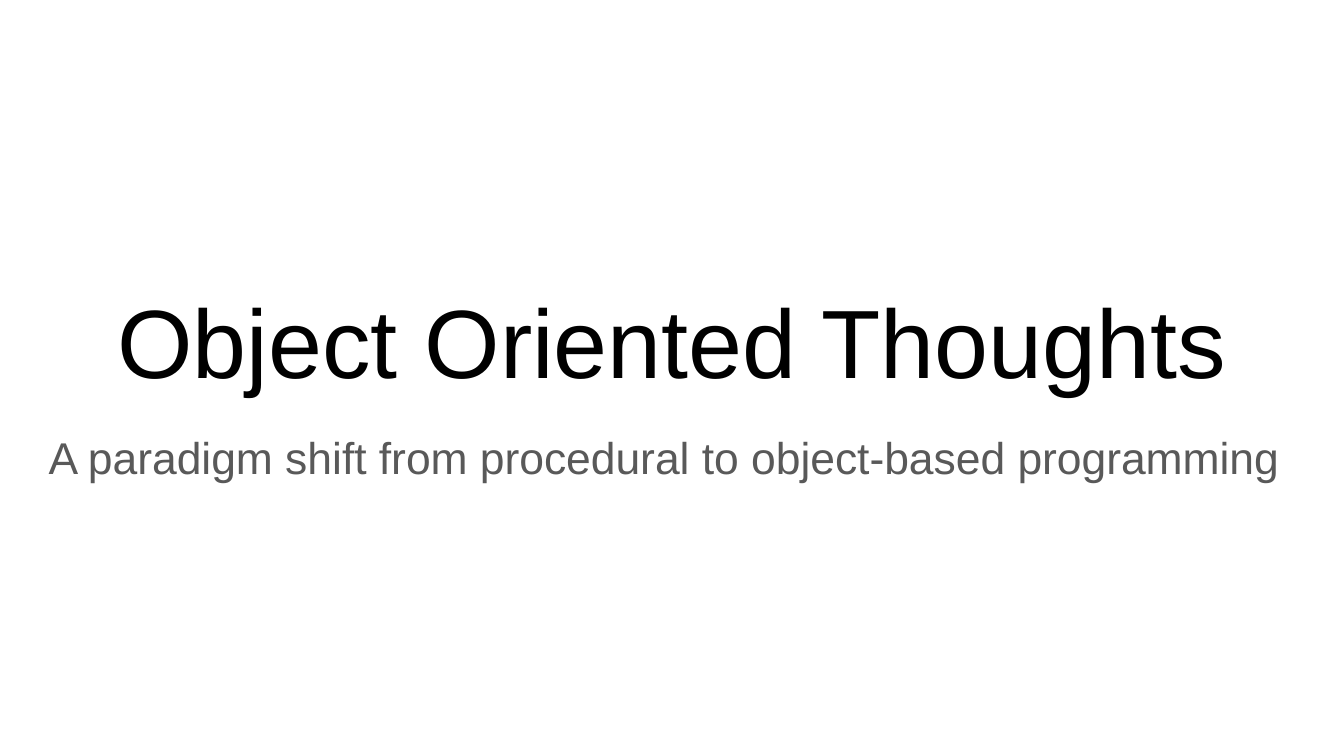
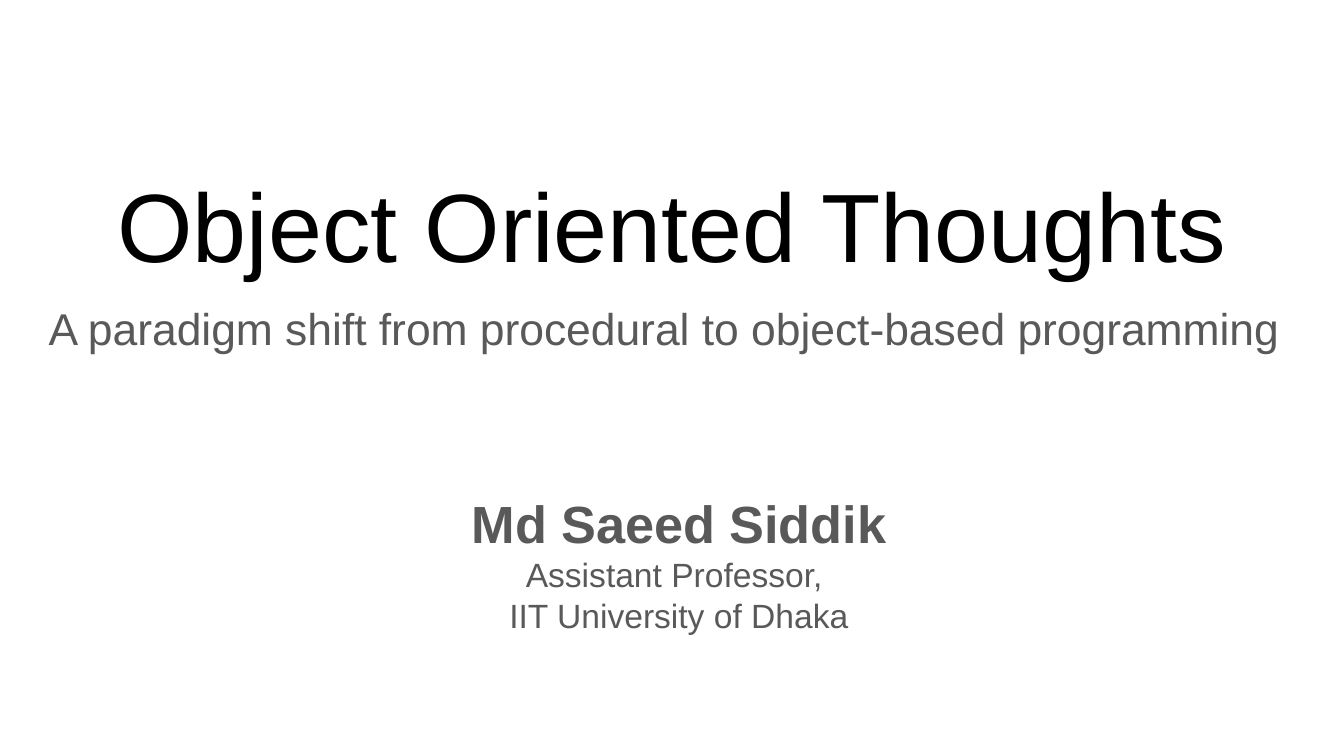
Before and after one commit to saeedsiddik/OOP_2025, a slide deck: slide 1 of Object Oriented Thoughts.pptx. Drawn at 1344x756 pixels with LibreOffice and Linux fonts; fonts in the diff are those of the drawing. Boxes give left, top, right and bottom in pixels: in the first picture for what was removed or moved away, otherwise in the second. Text is boxed around its words. In the diff, an @@ line names an element or a change of style, - is before the commit and + after.

```diff
--- a/Object Oriented Thoughts.pptx
+++ b/Object Oriented Thoughts.pptx
@@ title "Object Oriented Thoughts": place and size @@
-title "Object Oriented Thoughts" at [118,307,1226,395]
+title "Object Oriented Thoughts" at [118,191,1226,280]
@@ subtitle "A paradigm shift from procedural ...": place and size @@
-subtitle "A paradigm shift from procedural ..." at [49,442,1279,483]
+subtitle "A paradigm shift from procedural ..." at [49,313,1279,354]
@@ subtitle "A paradigm shift from procedural ..." at [49,313,1279,354]: line spacing 1 to 0.8 @@
@@ text added at [472,505,887,634], 18 pt, text #595959 @@
+Md Saeed Siddik
+Assistant Professor,
+IIT University of Dhaka
```
Also in this commit, not shown: 3 other slides changed, 30 slides added, 3 slides removed.
